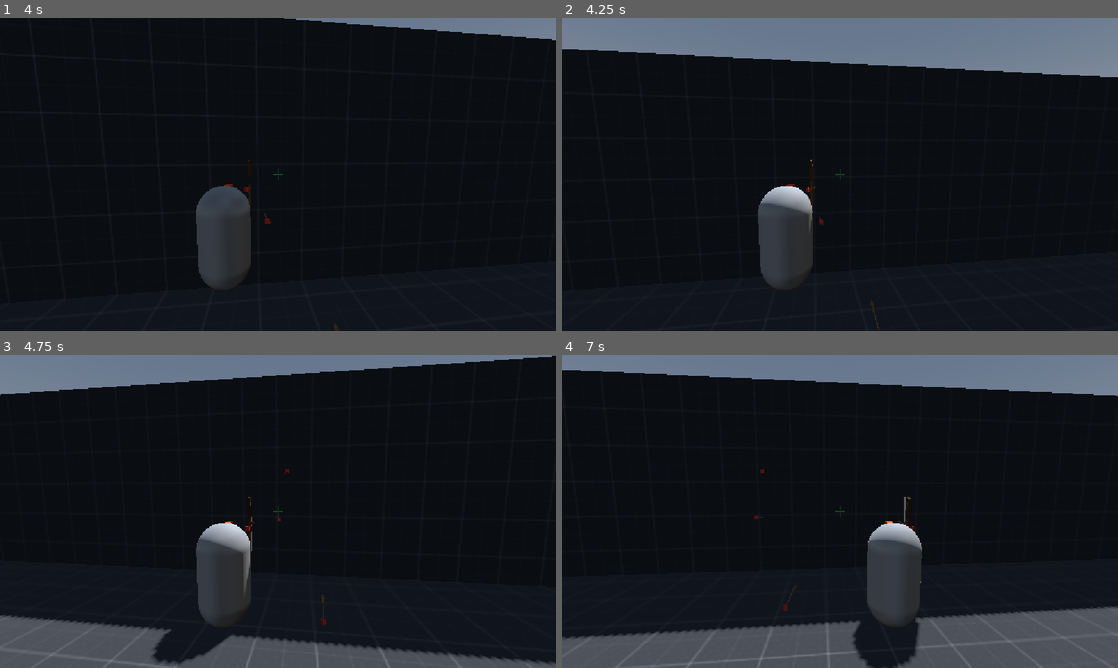
Above: before the commit, frames 1-4 (two rows, left to right).
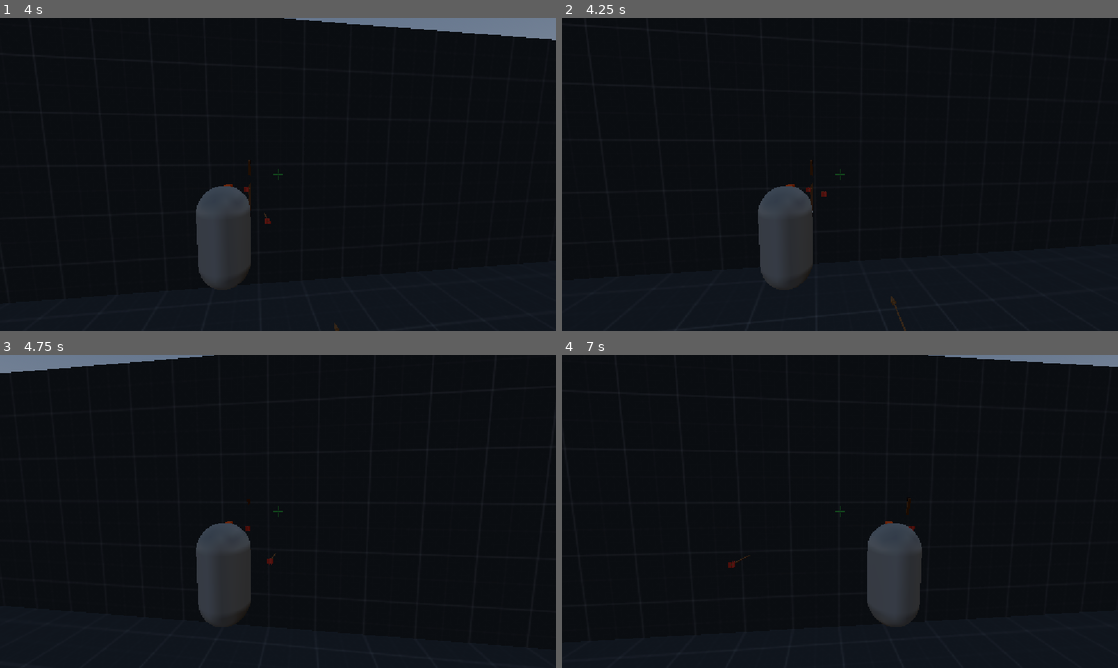
Above: after the commit, the same moments.

Repository: alavanzasp-code/IJStudio
Game: Godot game, scene res://Test Area (World)/test_area.tscn
The game is run twice, just before and just after one commit, with the same random seed, the same clock (stepped at 60 frames per second) and the same inputs.
Inputs (mouse positions are in pixels of both pictures, inside the frame that each line leads up to):
- Up to frame 1 (4 s): tap Enter at 0.5 s; move the mouse to (305, 174) at 0.52 s; hold W (up) from 0.53 s (still down); tap Ctrl (slide) at 0.6, 1.55, 3.05 s; click (305, 174) at 0.67 s; tap Space (jump) at 0.77, 0.8, 1.07, 1.35, 1.52, 1.82, 2.3, 3.02, 3.32, 3.77, 3.8 s; move the mouse to (250, 174) at 1.27 s; move the mouse to (289, 168) at 2.02 s; hold Right mouse button (aim) 2.03-2.78 s; move the mouse to (272, 180) at 2.77 s; tap F (grapple) at 2.85 s; click (272, 180) at 2.92 s; move the mouse to (316, 177) at 3.52 s; press the mouse at (316, 177) at 3.53 s
- Up to frame 2 (4.25 s): keep holding W (up); tap Space (jump) at 4.07 s
- Up to frame 3 (4.75 s): keep holding W (up); move the mouse to (233, 508) at 4.27 s; release the mouse at (233, 508) at 4.28 s; tap Ctrl (slide) at 4.35 s; tap Space (jump) at 4.52 s
- Up to frame 4 (7 s): tap Space (jump) at 4.82, 5.3, 6.02, 6.32, 6.77, 6.8 s; move the mouse to (845, 511) at 5.02 s; hold Shift (sprint) 5.03-5.78 s; click (845, 511) at 5.17 s; move the mouse to (817, 505) at 5.77 s; release W (up) at 5.78 s; hold D (right) 5.78-6.53 s; tap C (switch-view) at 5.85 s; tap Ctrl (slide) at 6.05, 6.6 s; move the mouse to (867, 511) at 6.52 s; hold W (up) from 6.53 s (still down)

Frame 1 is identical in both runs. In frame 2, 15% of the frame differs, in the area x 0-100%, y 0-100%; in frame 3, 14%; in frame 4, 22%.

Commit message:
removed normal means of walljump, walljump now accessible post grapple

Diff:
--- a/Character (Player Test Sub)/player_(test).gd
+++ b/Character (Player Test Sub)/player_(test).gd
@@ -26,16 +26,14 @@
 @export var grapple_pull_delay := 0.15
 @export_range(0.0, 1.0, 0.01) var max_grapple_slope := 0.4
 
-@export var wall_attach_push := 6.0
-@export var wall_attach_hop := 3.0
+@export var wall_attach_push := 12.0
+@export var wall_attach_hop := 10.0
 
 @export var wall_slide_speed := 3.0
 @export var wall_slide_grab := 30.0
 @export var wall_slide_friction := 8.0
 @export var wall_slide_stick := 10.0
 @export var wall_slide_grip := 4.0
-@export var wall_jump_velocity := 5.0
-@export var wall_jump_push := 8.0
 
 var is_sliding := false
 var slide_timer := 5
@@ -332,13 +330,6 @@
 	velocity.x = move_toward(velocity.x, 0, wall_slide_stick * delta)
 	velocity.z = move_toward(velocity.z, 0, wall_slide_stick * delta)
 
-	# Wall jump away from the surface
-	if Input.is_action_just_pressed("jump"):
-		velocity.y = wall_jump_velocity
-		velocity += normal * wall_jump_push
-		is_wall_sliding = false
-		wall_normal = Vector3.ZERO
-
 
 func _detect_wall_normal() -> Vector3:
 	for i in get_slide_collision_count():
